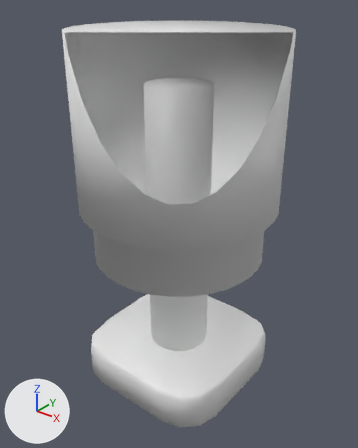
The FBX model Assets/Models/Presnsa.fbx, before and after one commit.
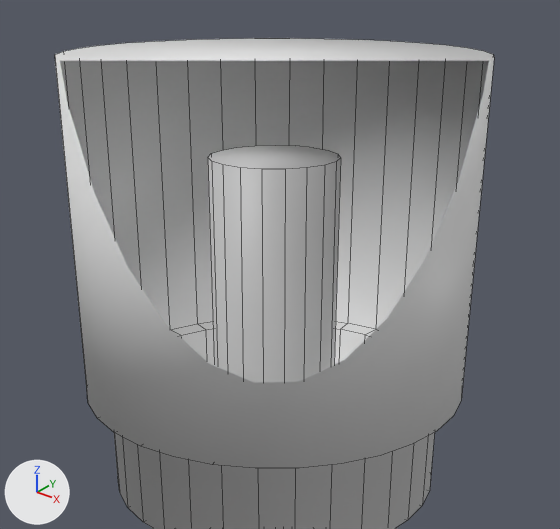
The first picture shows the older version from a 50 mm camera at (2.21, 4.84, 4.46) aimed at (-0.05, 7.67, 2.71). The close-ups show both versions on the part from 9% to 93% of the width and 0% to 63% of the height of that picture. The axes (+X, +Y, +Z) are drawn at lower left. The lights are the same throughout. The close-ups show mesh edges as thin lines. Everything nearer to the camera than a plane just in front of the edit is cut away. Where no turn or scale is listed for an object, it has been applied to the vertices.

The first close-up shows 'Pistão', 'Prensa'.
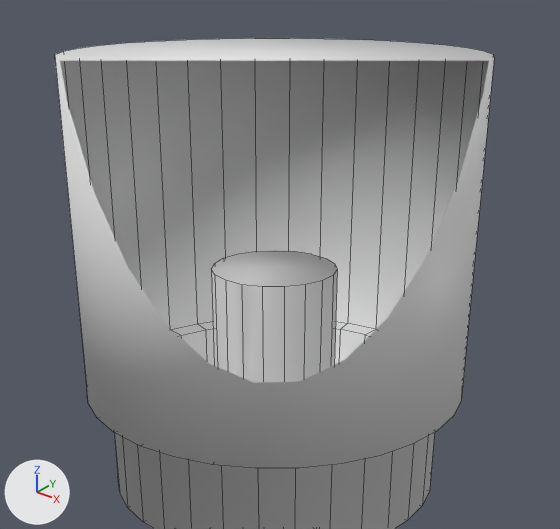
Changed parts and their boxes (x1, y1, x2, y2) in the close-ups (560 x 529 px):
'Pistão', reshaped: before (208, 145, 341, 383); after (211, 251, 337, 383)

The change, as a list of edits to the scene's bpy script:
```text
Change me_cylinder_007:
    where me_cylinder_007.from_pydata(...)  # 118 vertices, 87 faces; spans x -0.66..0.66, y -0.66..0.66, z -1.92..0.6
    used by ob_pistão; location = (-0.064, 7.682, 3.215)
    verts and faces of me_cylinder_007; kept vertices keep their numbers, new ones are numbered from 118
    before: 0 (0.0, 0.25, 0.6) at pixel (313, 147), 2 (0.08, 0.24, 0.6) at pixel (328, 150), 4 (0.16, 0.2, 0.6) at pixel (337, 153), 6 (0.21, 0.14, 0.6) at pixel (340, 157), 8 (0.25, 0.06, 0.6) at pixel (336, 161)
    before: 10 (0.25, -0.02, 0.6) at pixel (324, 165), 12 (0.23, -0.1, 0.6) at pixel (306, 167), 14 (0.19, -0.17, 0.6) at pixel (285, 169), 16 (0.12, -0.22, 0.6) at pixel (261, 169), 17 (0.12, -0.22, -1.63)
    before: 18 (0.04, -0.25, 0.6) at pixel (240, 167), 19 (0.04, -0.25, -1.63), 20 (-0.04, -0.25, 0.6) at pixel (222, 164), 21 (-0.04, -0.25, -1.63), 22 (-0.12, -0.22, 0.6) at pixel (211, 161)
    before: 24 (-0.19, -0.17, 0.6) at pixel (207, 157), 26 (-0.23, -0.1, 0.6) at pixel (211, 153), 28 (-0.25, -0.02, 0.6) at pixel (221, 150), 30 (-0.25, 0.06, 0.6) at pixel (236, 147), 32 (-0.21, 0.14, 0.6) at pixel (254, 145)
    before: 34 (-0.16, 0.2, 0.6) at pixel (275, 145), 36 (-0.08, 0.24, 0.6) at pixel (295, 145)
    me_cylinder_007 part 1
    add delete_faces([(16, 18, 19, 17), (18, 20, 21, 19), (0, 36, 34, 32, 30, 28, 26, 24, 22, 20, 18, 16, 14, 12, 10, 8, 6, 4, 2)])
    add for i in [0, 2, 4, 6, 8, 10, 12, 14, 16, 20, 22, 24, 26, 28, 30, 32, 34, 36]: verts[i] += (0.0, 0.0, -0.44)
    add verts[118] = (0.04, -0.25, 0.16)  # pixel (241, 284)
    add faces += [(16, 118, 19, 17), (19, 118, 20, 21), (0, 36, 34, 32, 30, 28, 26, 24, 22, 20, 118, 16, 14, 12, 10, 8, 6, 4, 2)]
```
